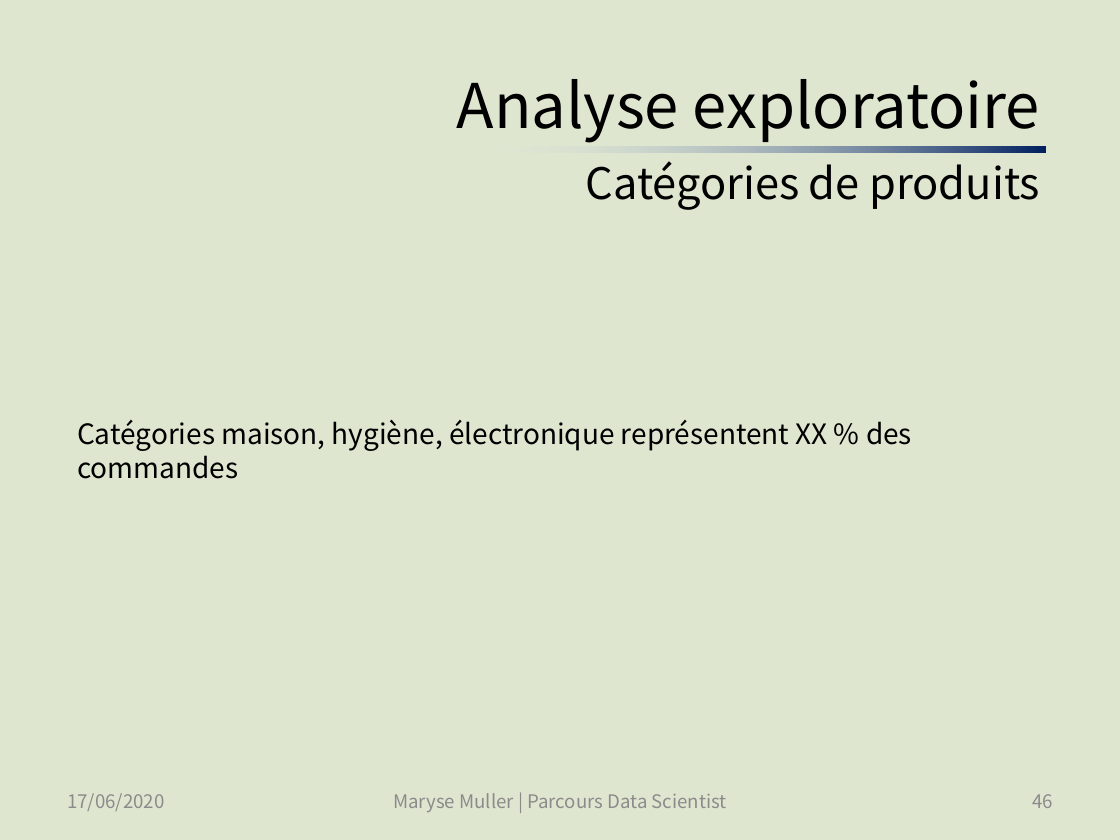
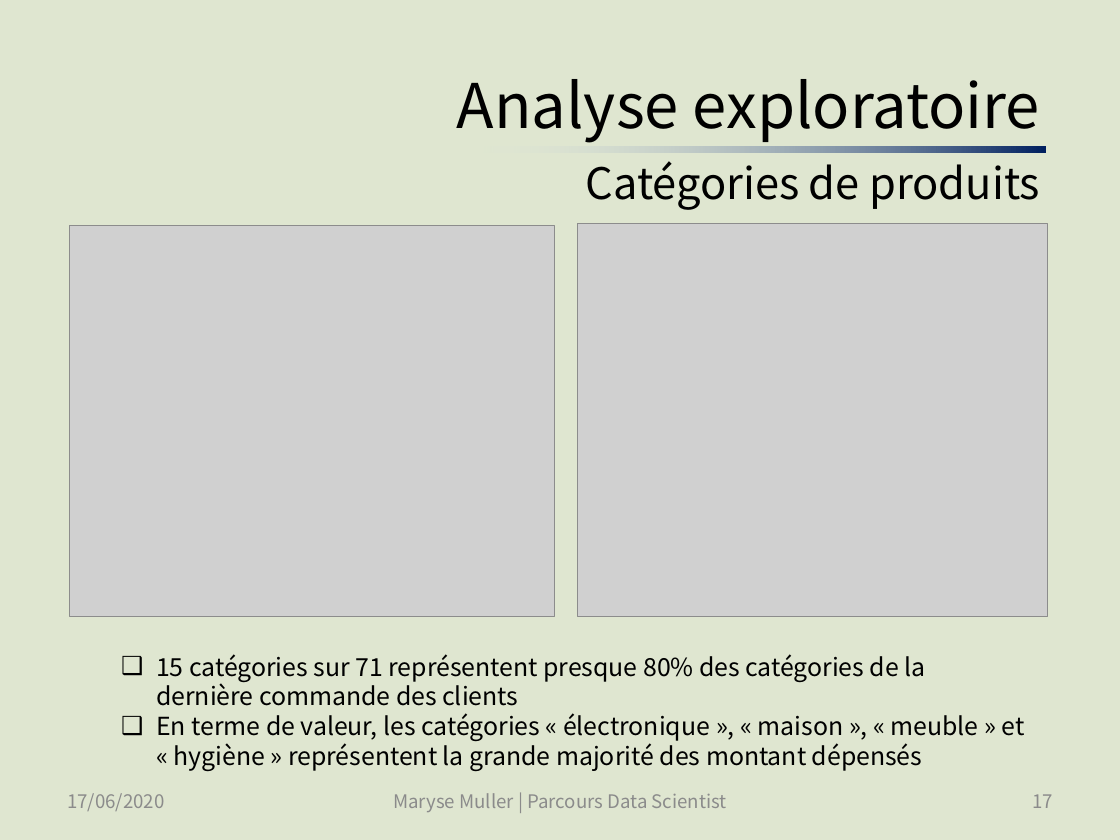
Before and after one commit to SmellyArmure/OC_DS_Project5, a slide deck: slide 17 of PRESENTATION/Projet5.pptx (slide 46 before the commit). Drawn at 1120x840 pixels with LibreOffice and Linux fonts; fonts in the diff are those of the drawing; grey boxes stand for pictures. Boxes give left, top, right and bottom in pixels: in the first picture for what was removed or moved away, otherwise in the second. Text is boxed around its words. In the diff, an @@ line names an element or a change of style, - is before the commit and + after.

Commit message:
P5_Cleaning_EDA_1 : remis la catégorie préférée et le mode de paiement préféré, exporté la base de donnée des produits des commandes également (pour analyse exploratoire dans la partie 2)  | P5_Cleaning_EDA_2 : ajouté des graphes à l'exploration pour la présentation | Présentation : ajouté et fini toute la partie Analyse exploratoire, corrigé qq slides existants.

```diff
--- a/PRESENTATION/Projet5.pptx
+++ b/PRESENTATION/Projet5.pptx
@@ picture added at box(69, 225, 554, 616) @@
@@ picture added at box(578, 223, 1048, 616) @@
@@ text at box(156, 654, 1025, 772): text changed; size 18 to 16 pt @@
-Catégories maison, hygiène, électronique représentent XX % des commandes
+❑ 15 catégories sur 71 représentent presque 80% des catégories de la dernière commande des clients
+❑ En terme de valeur, les catégories « électronique », « maison », « meuble » et « hygiène » représentent la grande majorité des montant dépensés
@@ page number at box(1032, 794, 1053, 808): text changed @@
-46
+17
```
Also in this commit, not shown: 15 other slides changed, 7 other files.
